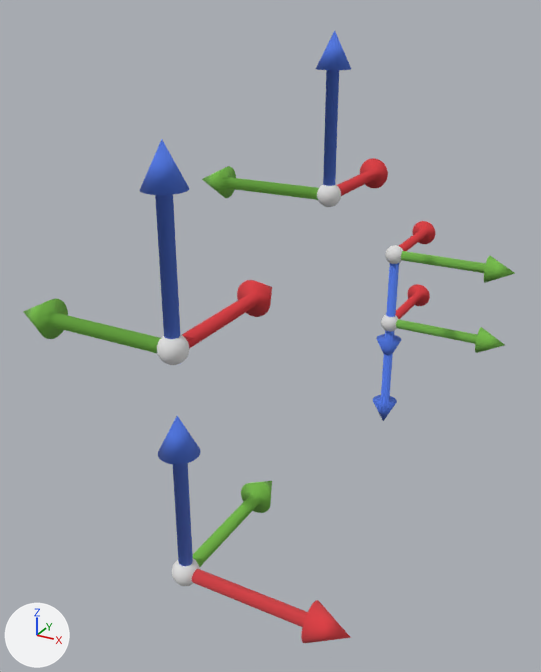
The Blender file Blender/Helpers/Viewpoint.blend: old version first, new version second.
Before and after are seen from a camera (50 mm lens) standing at (0.255, -0.339, 0.366) and looking at (-0.047, 0.209, 0.092). Lighting does not change. The marker at lower left points along +X, +Y and +Z.

The scene before the commit, as lines of its bpy script (objects in view):
```python
ob_ax_x_001 = bpy.data.objects.new('AX_X.001', me_ax_x_017)
ob_ax_x_001.parent = ob_viewpoint_joint_0
ob_ax_x_001.location = (0.0, 0.0, 0.385)
ob_ax_x_002 = bpy.data.objects.new('AX_X.002', me_ax_x_018)
ob_ax_x_002.parent = ob_viewpoint_joint_1
ob_ax_x_002.location = (0.0, 0.0, 0.385)
ob_ax_y_001 = bpy.data.objects.new('AX_Y.001', me_ax_y_017)
ob_ax_y_001.parent = ob_viewpoint_joint_0
ob_ax_y_001.location = (0.0, 0.0, 0.385)
ob_ax_y_002 = bpy.data.objects.new('AX_Y.002', me_ax_y_018)
ob_ax_y_002.parent = ob_viewpoint_joint_1
ob_ax_y_002.location = (0.0, 0.0, 0.385)
ob_ax_y_003 = bpy.data.objects.new('AX_Y.003', me_ax_y_019)
ob_ax_y_003.parent = ob_viewpoint_joint_2
ob_ax_y_003.location = (0.0, 0.0, 0.385)
ob_ax_z_001 = bpy.data.objects.new('AX_Z.001', me_ax_z_017)
ob_ax_z_001.parent = ob_viewpoint_joint_0
ob_ax_z_001.location = (0.0, 0.0, 0.385)
ob_ax_z_002 = bpy.data.objects.new('AX_Z.002', me_ax_z_018)
ob_ax_z_002.parent = ob_viewpoint_joint_1
ob_ax_z_002.location = (0.0, 0.0, 0.385)
ob_viewpoint_joint_0 = bpy.data.objects.new('Viewpoint_Joint_0', me_viewpoint_017)
ob_viewpoint_joint_0.location = (0.0, 0.0, 0.173)
ob_viewpoint_joint_0.rotation_mode = 'ZYX'
ob_viewpoint_joint_0.rotation_euler = (0.0, 0.0, 1.571)  # degrees (0, 0, 90)
ob_viewpoint_joint_1 = bpy.data.objects.new('Viewpoint_Joint_1', me_viewpoint_018)
ob_viewpoint_joint_1.location = (0.0, 0.225, 0.223)
ob_viewpoint_joint_1.rotation_mode = 'ZYX'
ob_viewpoint_joint_1.rotation_euler = (0.0, 0.0, 1.571)  # degrees (0, 0, 90)
# also in view: 'AX_Y.004' at (0.063, 0.4, 0.044); 'AX_X' at (0.063, 0.0, 0.0); 'AX_Z.004' at (0.0, 0.4, -0.019); 'AX_Y' at (0.0, 0.063, 0.0); 'AX_Z' at (0.0, 0.0, 0.063)
```
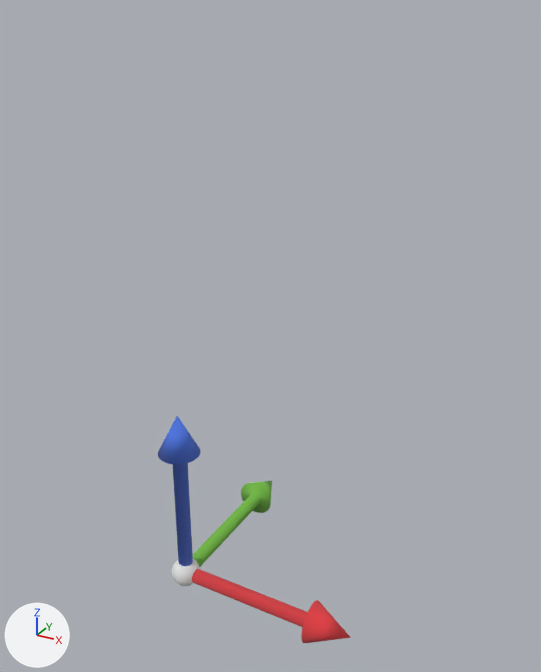
Changed parts and their boxes [x1, y1, x2, y2] in the pictures (541 x 672 px):
'AX_Z.001', deleted (blue): before [140, 139, 189, 339]
'AX_X', reshaped (not visible afterwards): before [192, 569, 351, 643]
'AX_Y.001', deleted (green): before [23, 299, 161, 353]
'AX_Z.002', deleted (blue): before [316, 31, 351, 186]
'AX_X.001', deleted (red): before [182, 280, 272, 349]
'AX_Y.002', deleted (green): before [202, 166, 319, 200]
'AX_Y.003', deleted (green): before [401, 251, 515, 283]
'AX_Y.004', deleted (green): before [396, 319, 505, 353]
'AX_X.002', deleted (red): before [337, 158, 388, 196]
'AX_Z.003', deleted (blue): before [376, 263, 401, 355]
'Viewpoint_Joint_0', deleted: before [157, 334, 189, 365]
'AX_Z.004', deleted (blue): before [373, 331, 397, 421]
'AX_X.003', deleted (red): before [399, 221, 435, 251]
'AX_X.004', deleted (red): before [395, 284, 430, 319]
'Viewpoint', turned: [172, 559, 200, 586] in both
'Viewpoint_Joint_1', deleted: before [317, 184, 341, 207]
'Viewpoint_Joint_2', deleted: before [385, 245, 403, 264]
'Viewpoint_Joint_3', deleted: before [381, 315, 398, 331]

Edits to the bpy script that builds the scene:
```text
Change ob_viewpoint:
    remove ob_viewpoint.rotation_mode = 'ZYX'
Remove ob_ax_x_001:
    ob_ax_x_001 = bpy.data.objects.new('AX_X.001', me_ax_x_017)
Remove ob_ax_y_001:
    ob_ax_y_001 = bpy.data.objects.new('AX_Y.001', me_ax_y_017)
Remove ob_ax_z_001:
    ob_ax_z_001 = bpy.data.objects.new('AX_Z.001', me_ax_z_017)
Remove ob_viewpoint_joint_0:
    ob_viewpoint_joint_0 = bpy.data.objects.new('Viewpoint_Joint_0', me_viewpoint_017)
Remove ob_ax_x_002:
    ob_ax_x_002 = bpy.data.objects.new('AX_X.002', me_ax_x_018)
Remove ob_ax_y_002:
    ob_ax_y_002 = bpy.data.objects.new('AX_Y.002', me_ax_y_018)
Remove ob_ax_z_002:
    ob_ax_z_002 = bpy.data.objects.new('AX_Z.002', me_ax_z_018)
Remove ob_viewpoint_joint_1:
    ob_viewpoint_joint_1 = bpy.data.objects.new('Viewpoint_Joint_1', me_viewpoint_018)
Remove ob_ax_x_003:
    ob_ax_x_003 = bpy.data.objects.new('AX_X.003', me_ax_x_019)
Remove ob_ax_y_003:
    ob_ax_y_003 = bpy.data.objects.new('AX_Y.003', me_ax_y_019)
Remove ob_ax_z_003:
    ob_ax_z_003 = bpy.data.objects.new('AX_Z.003', me_ax_z_019)
Remove ob_viewpoint_joint_2:
    ob_viewpoint_joint_2 = bpy.data.objects.new('Viewpoint_Joint_2', me_viewpoint_019)
Remove ob_ax_x_004:
    ob_ax_x_004 = bpy.data.objects.new('AX_X.004', me_ax_x_020)
Remove ob_ax_y_004:
    ob_ax_y_004 = bpy.data.objects.new('AX_Y.004', me_ax_y_020)
Remove ob_ax_z_004:
    ob_ax_z_004 = bpy.data.objects.new('AX_Z.004', me_ax_z_020)
Remove ob_viewpoint_joint_3:
    ob_viewpoint_joint_3 = bpy.data.objects.new('Viewpoint_Joint_3', me_viewpoint_020)
```
